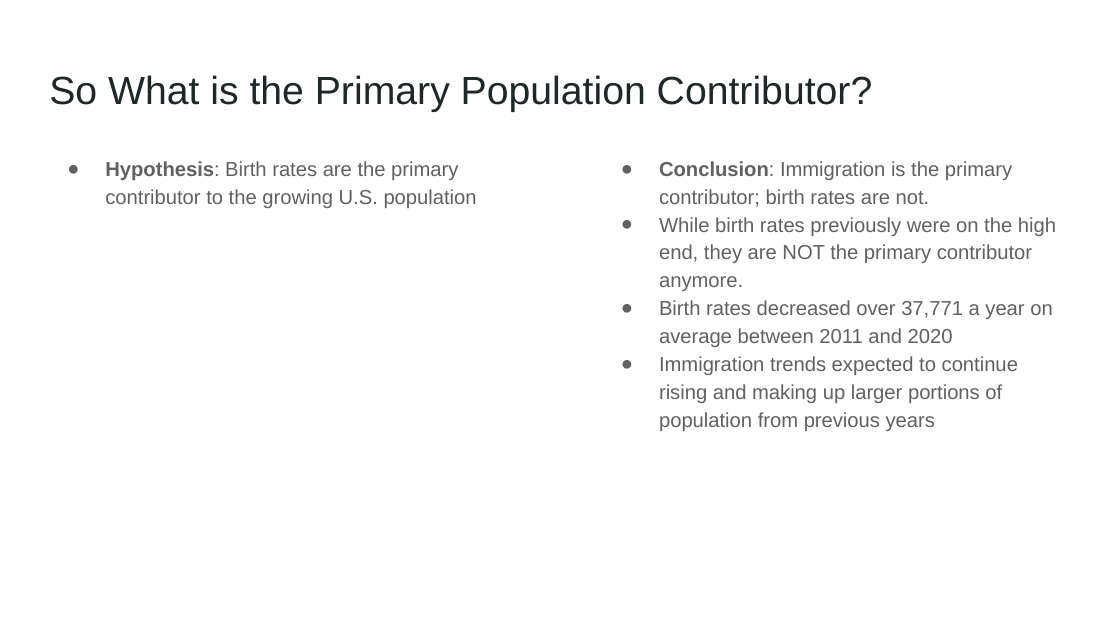
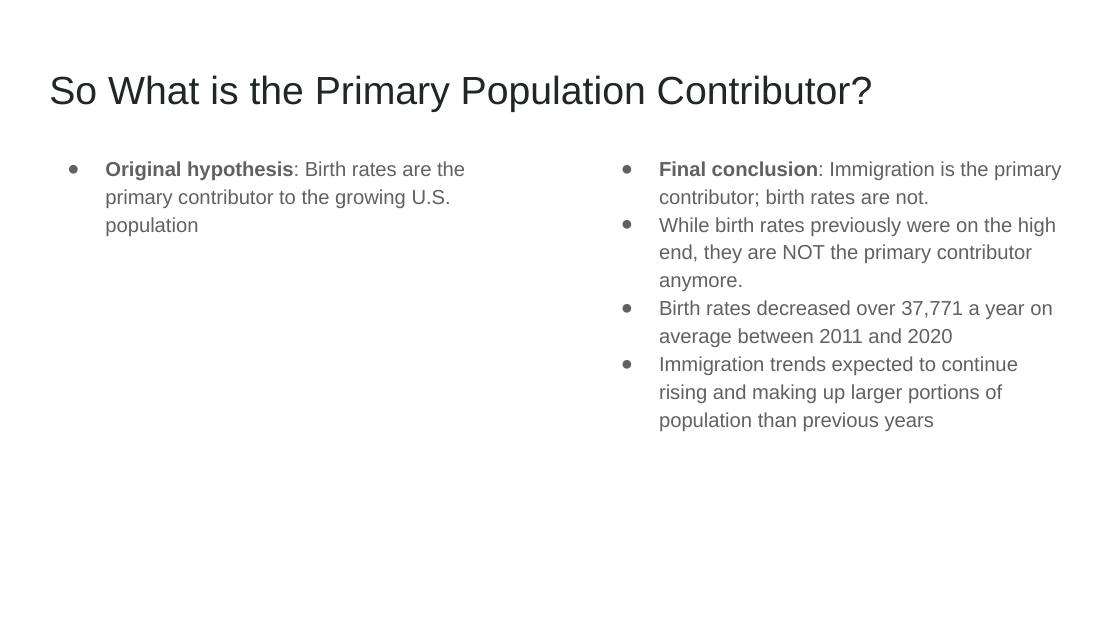
Before and after one commit to chloelinli/image-classification, a slide deck: slide 9 of projects/us_birth_rate_trends_20221006/presentation/primary_population_contributor.pptx. Drawn at 1120x630 pixels with LibreOffice and Linux fonts; fonts in the diff are those of the drawing. Boxes give left, top, right and bottom in pixels: in the first picture for what was removed or moved away, otherwise in the second. Text is boxed around its words. In the diff, an @@ line names an element or a change of style, - is before the commit and + after.

Commit message:
tweaked slides

```diff
--- a/projects/us_birth_rate_trends_20221006/presentation/primary_population_contributor.pptx
+++ b/projects/us_birth_rate_trends_20221006/presentation/primary_population_contributor.pptx
@@ text at (105,161,465,236): text changed @@
-● Hypothesis: Birth rates are the primary contributor to the growing U.S. population
+● Original hypothesis: Birth rates are the primary contributor to the growing U.S. population
@@ text at (659,161,1061,207): text changed @@
-● Conclusion: Immigration is the primary contributor; birth rates are not.
+● Final conclusion: Immigration is the primary contributor; birth rates are not.
@@ text at (659,356,1018,431): text changed @@
-● Immigration trends expected to continue rising and making up larger portions of population from previous years
+● Immigration trends expected to continue rising and making up larger portions of population than previous years
```
Also in this commit, not shown: 2 other slides changed, 1 other file.
